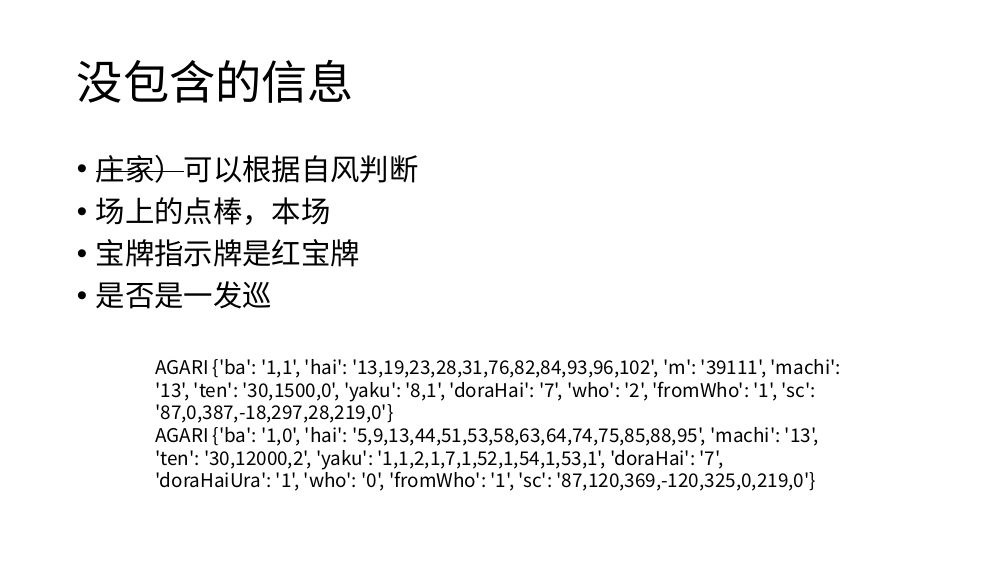
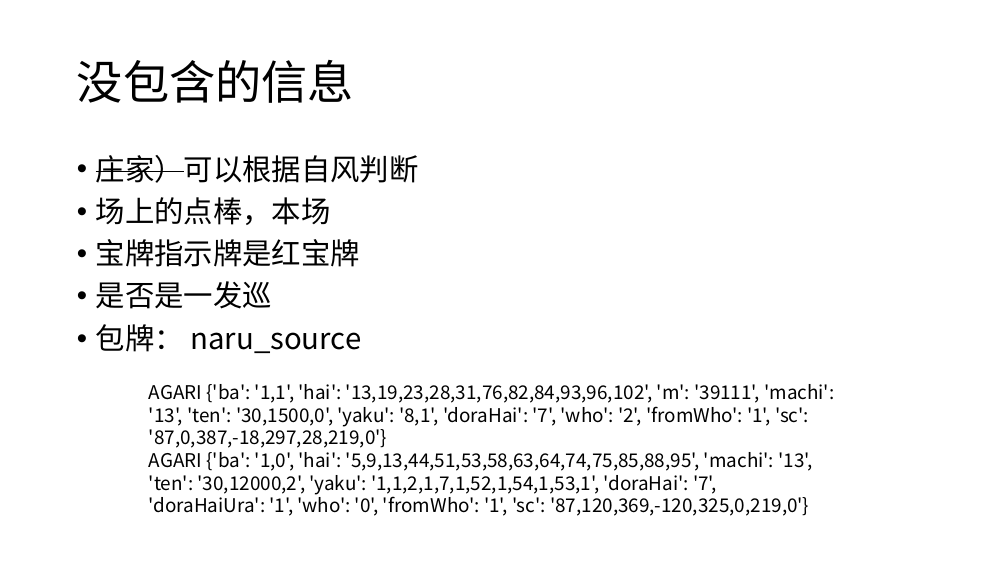
Before and after one commit to zyr17/mahjong, a slide deck: slide 6 of AI/FrostVer3.pptx. Drawn at 1008x567 pixels with LibreOffice and Linux fonts; fonts in the diff are those of the drawing. Boxes give left, top, right and bottom in pixels: in the first picture for what was removed or moved away, otherwise in the second. Text is boxed around its words. In the diff, an @@ line names an element or a change of style, - is before the commit and + after.

```diff
--- a/AI/FrostVer3.pptx
+++ b/AI/FrostVer3.pptx
@@ text at [96, 324, 361, 353]: paragraph added @@
+• 包牌： naru_source
@@ text "AGARI {'ba': '1,1', 'hai': '13,19,23,28,31,76,82,84,93,96,10 ...": place and size @@
-text "AGARI {'ba': '1,1', 'hai': '13,19,23,28,31,76,82,84,93,96,10 ..." at [155, 359, 841, 491]
+text "AGARI {'ba': '1,1', 'hai': '13,19,23,28,31,76,82,84,93,96,10 ..." at [149, 384, 834, 516]
```
Also in this commit, not shown: 1 other file.
